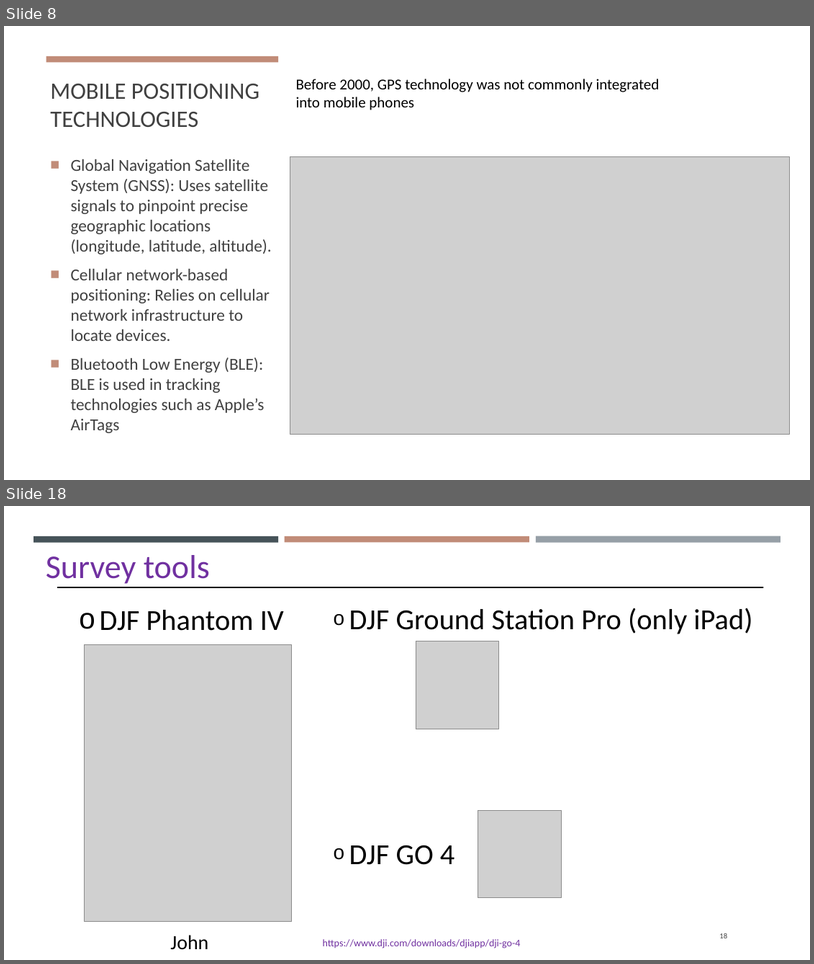
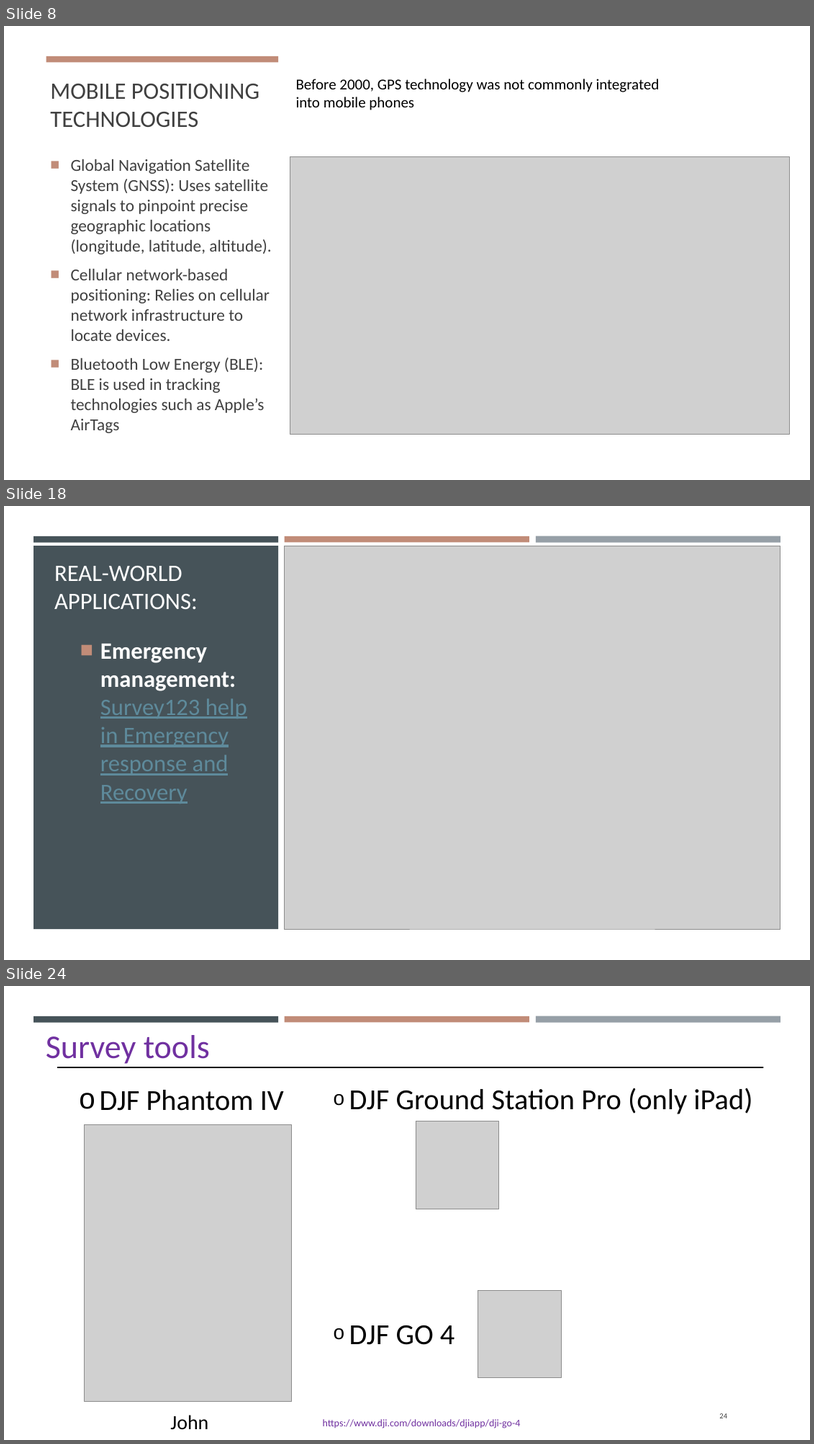
Before and after one commit to gisynw/Field_Techniques, a slide deck: docs/Lectures/Week02/Week02_Intro_To_Field_Technologies.pptx. Shown one above the other, each under a label of ours: slides 8 and 18 before the commit, slides 8, 18 and 24 after it; the slides between them are not shown. The pictures are 814x964 and 814x1444 pixels, drawn with LibreOffice and Linux fonts; fonts in the diff are those of the drawing; grey boxes stand for pictures. Boxes give left, top, right and bottom in pixels: in the first picture for what was removed or moved away, otherwise in the second. Text is boxed around its words. In the diff, an @@ line names an element or a change of style, - is before the commit and + after.

```diff
--- a/docs/Lectures/Week02/Week02_Intro_To_Field_Technologies.pptx
+++ b/docs/Lectures/Week02/Week02_Intro_To_Field_Technologies.pptx
@@ slide 18 added at (4, 506, 810, 960), background #22363C @@
@@ rectangle added at (4, 506, 810, 960), fill #FFFFFF @@
@@ rectangle added at (34, 546, 278, 929), fill #465359 @@
@@ rectangle added at (34, 536, 278, 542), fill #465359 @@
@@ rectangle added at (285, 536, 530, 542), fill #C18C78 @@
@@ picture added at (285, 546, 782, 929) @@
@@ rectangle added at (536, 536, 781, 543), fill #969FA7 @@
@@ title added at (54, 566, 198, 609), 28 pt, text #FFFFFF @@
+REAL-WORLD APPLICATIONS:
@@ text added at (100, 644, 247, 803), 28 pt, text #5E8A9B, underline @@
+  ■ Emergency management: Survey123 help in Emergency response and Recovery
@@ what was slide 18 is now slide 24 @@
@@ page number at (720, 1413, 728, 1418): text changed @@
-18
+24
```
Also in this commit, not shown: 12 slides changed, 5 other slides added, 3 slides removed.
